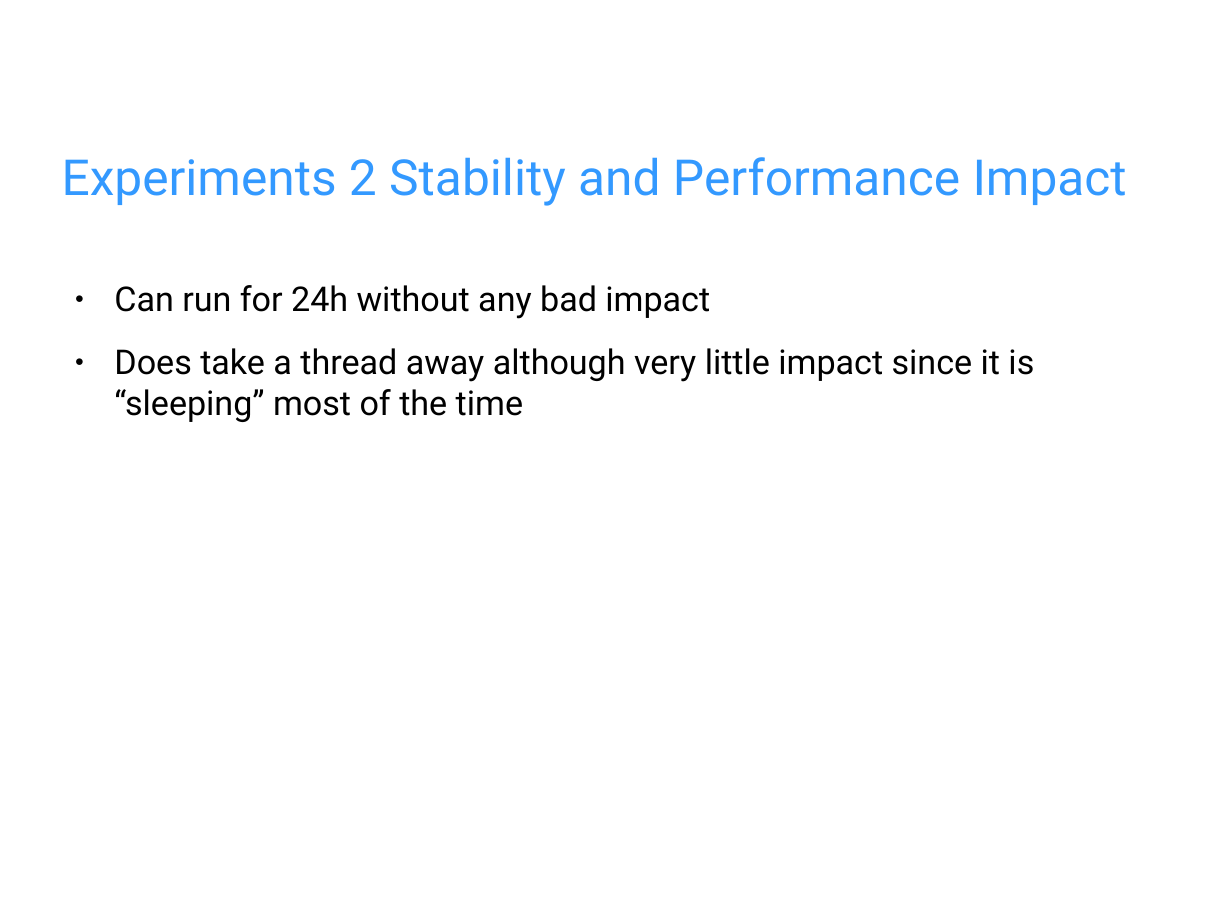
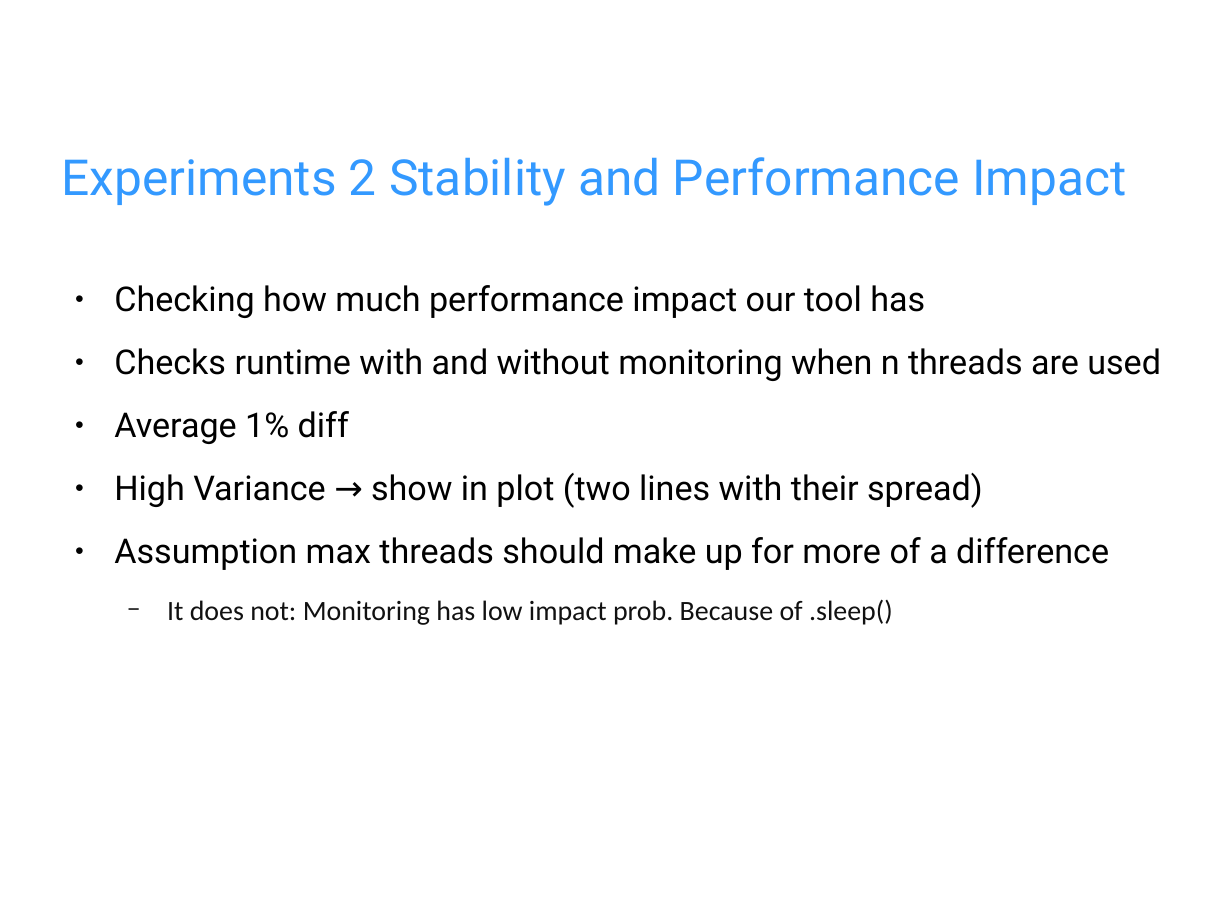
Before and after one commit to fhilprec/HardwareMonitoring, a slide deck: slide 10 of ProjectPresentation.odp (slide 9 before the commit). Drawn at 1232x924 pixels with LibreOffice and Linux fonts; fonts in the diff are those of the drawing; background and template pictures are left out. Boxes give left, top, right and bottom in pixels: in the first picture for what was removed or moved away, otherwise in the second. Text is boxed around its words. In the diff, an @@ line names an element or a change of style, - is before the commit and + after.

```diff
--- a/ProjectPresentation.odp
+++ b/ProjectPresentation.odp
@@ text at bbox=[114, 285, 1161, 625]: text changed @@
-● Can run for 24h without any bad impact
-● Does take a thread away although very little impact since it is “sleeping” most of the time
+● Checking how much performance impact our tool has
+● Checks runtime with and without monitoring when n threads are used
+● Average 1% diff
+● High Variance → show in plot (two lines with their spread)
+● Assumption max threads should make up for more of a difference
+  − It does not: Monitoring has low impact prob. Because of .sleep()
```
Also in this commit, not shown: 4 other slides changed, 5 slides added, 3 slides removed.
